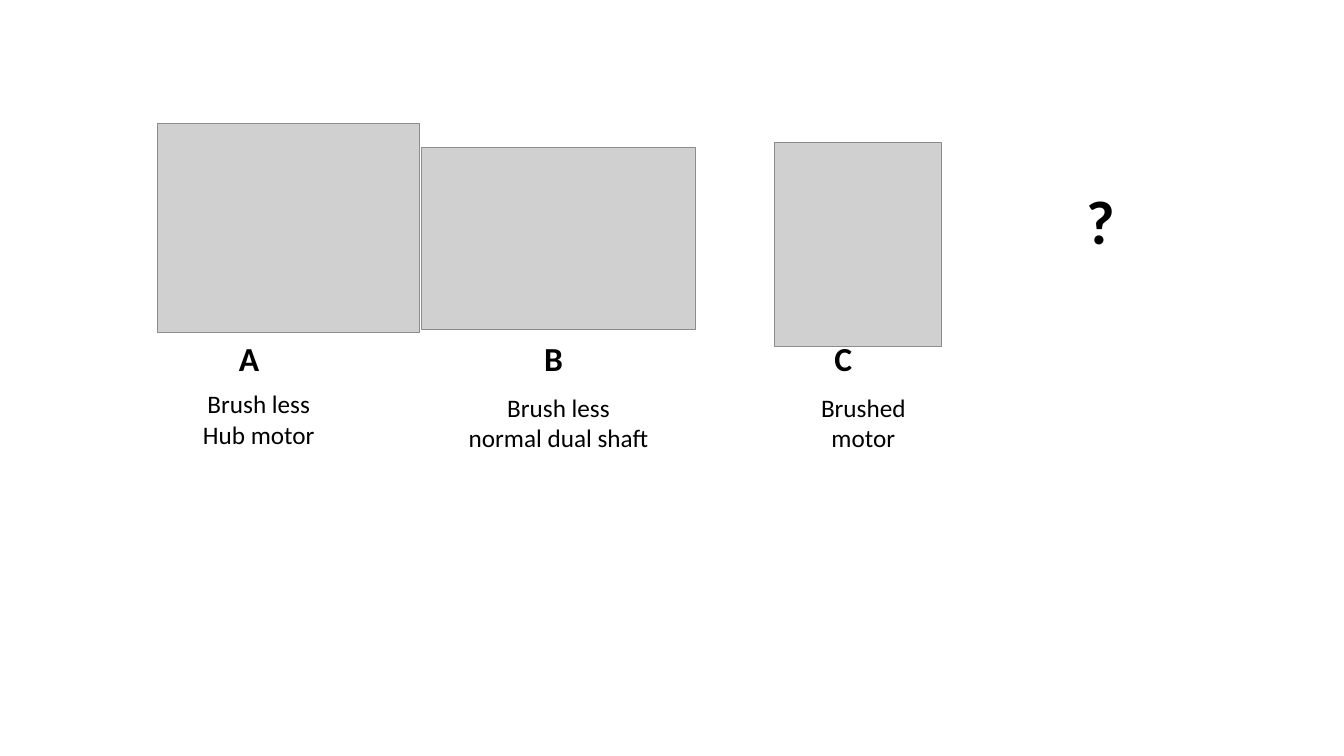
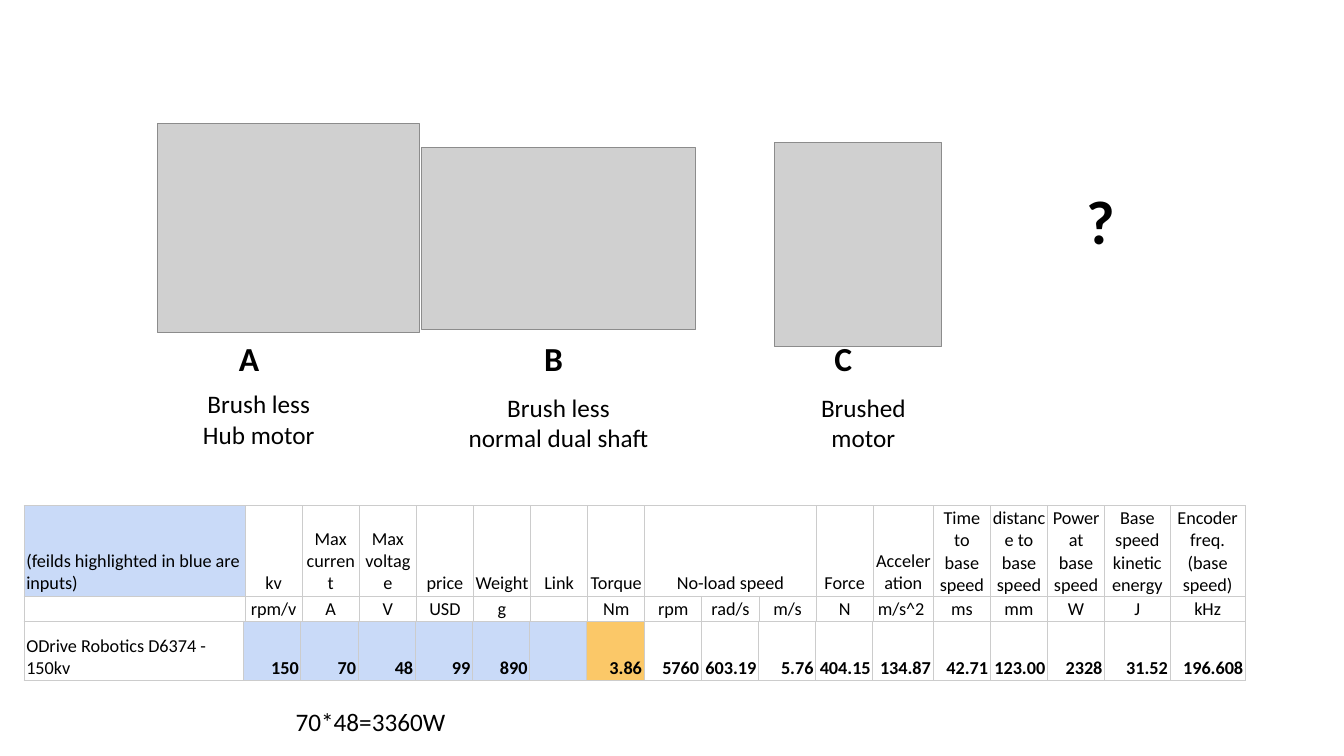
Before and after one commit to steger123/Lawn-mower-robot, a slide deck: slide 2 of Concepts/Concept desings.pptx. Drawn at 1344x756 pixels with LibreOffice and Linux fonts; fonts in the diff are those of the drawing; grey boxes stand for pictures. Boxes give left, top, right and bottom in pixels: in the first picture for what was removed or moved away, otherwise in the second. Text is boxed around its words. In the diff, an @@ line names an element or a change of style, - is before the commit and + after.

```diff
--- a/Concepts/Concept desings.pptx
+++ b/Concepts/Concept desings.pptx
@@ table added at bbox=[24, 506, 1251, 622], 2 rows, 18 columns @@
+(feilds highlighted in blue are inputs) | kv | Max current | Max voltage | price | Weight | Link | Torque | No-load speed |  |  | Force | Acceleration | Time to base speed | distance to base speed | Power at base speed | Base speed kinetic energy | Encoder freq. (base speed)
+ | rpm/v | A | V | USD | g |  | Nm | rpm | rad/s | m/s | N | m/s^2 | ms | mm | W | J | kHz
@@ table added at bbox=[24, 621, 1250, 681], 1 rows, 18 columns @@
+ODrive Robotics D6374 - 150kv | 150 | 70 | 48 | 99 | 890 |  | 3.86 | 5760 | 603.19 | 5.76 | 404.15 | 134.87 | 42.71 | 123.00 | 2328 | 31.52 | 196.608
@@ text added at bbox=[296, 713, 446, 732], 18 pt, text #000000 @@
+70*48=3360W
```
Also in this commit, not shown: 2 slides added, 10 other files.
